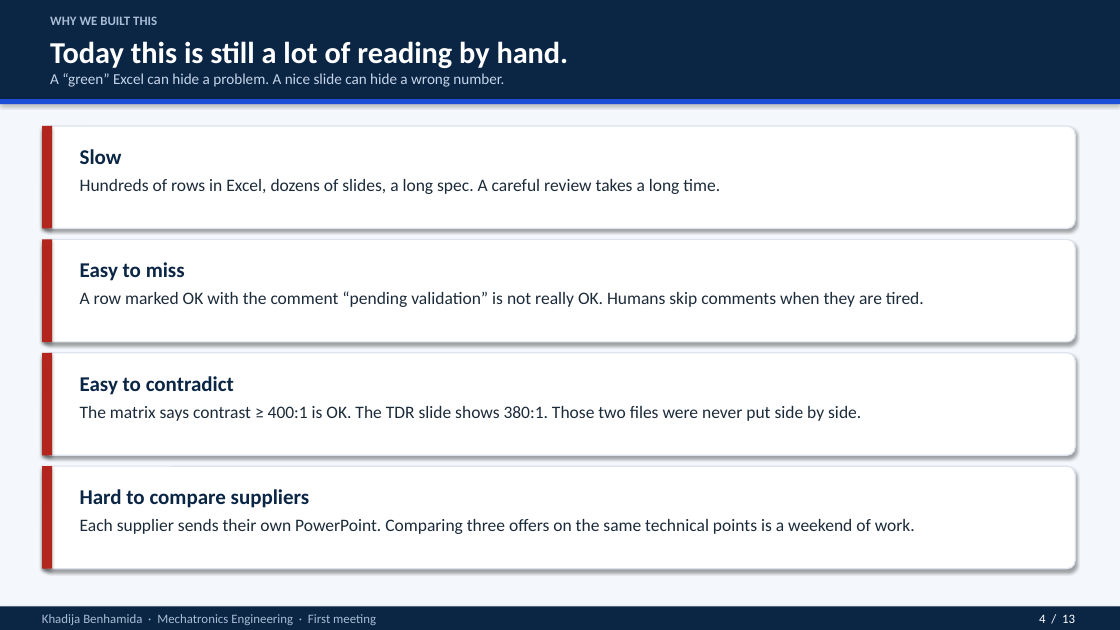
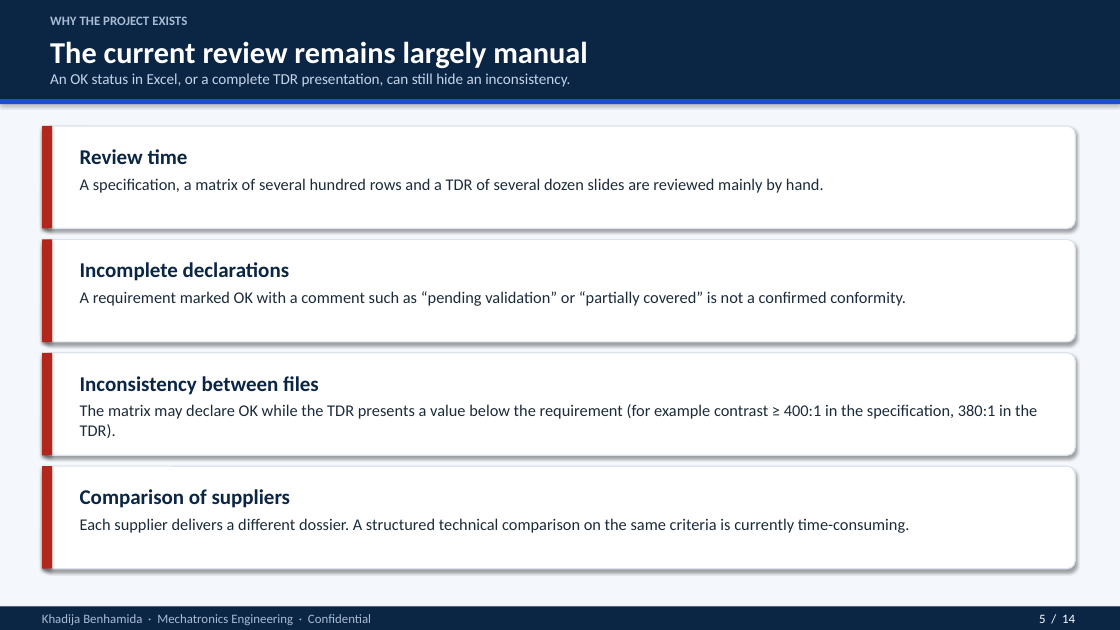
Before and after one commit to Rihabbbbbbbbb/leon_spec, a slide deck: slide 5 of docs/LEON_intro_for_non_specialists.pptx (slide 4 before the commit). Drawn at 1120x630 pixels with LibreOffice and Linux fonts; fonts in the diff are those of the drawing. Boxes give left, top, right and bottom in pixels: in the first picture for what was removed or moved away, otherwise in the second. Text is boxed around its words. In the diff, an @@ line names an element or a change of style, - is before the commit and + after.

```diff
--- a/docs/LEON_intro_for_non_specialists.pptx
+++ b/docs/LEON_intro_for_non_specialists.pptx
@@ text at [50, 16, 187, 25]: text changed @@
-WHY WE BUILT THIS
+WHY THE PROJECT EXISTS
@@ text at [50, 41, 588, 68]: text changed @@
-Today this is still a lot of reading by hand.
+The current review remains largely manual
@@ text at [50, 73, 570, 87]: text changed @@
-A “green” Excel can hide a problem. A nice slide can hide a wrong number.
+An OK status in Excel, or a complete TDR presentation, can still hide an inconsistency.
@@ text at [80, 149, 188, 164]: text changed @@
-Slow
+Review time
@@ text at [80, 178, 824, 193]: text changed; size 15 to 14 pt @@
-Hundreds of rows in Excel, dozens of slides, a long spec. A careful review takes a long time.
+A specification, a matrix of several hundred rows and a TDR of several dozen slides are reviewed mainly by hand.
@@ text at [80, 262, 289, 281]: text changed @@
-Easy to miss
+Incomplete declarations
@@ text at [80, 291, 906, 306]: text changed; size 15 to 14 pt @@
-A row marked OK with the comment “pending validation” is not really OK. Humans skip comments when they are tired.
+A requirement marked OK with a comment such as “pending validation” or “partially covered” is not a confirmed conformity.
@@ text at [80, 376, 319, 395]: text changed @@
-Easy to contradict
+Inconsistency between files
@@ text at [80, 404, 1037, 438]: text changed; size 15 to 14 pt @@
-The matrix says contrast ≥ 400:1 is OK. The TDR slide shows 380:1. Those two files were never put side by side.
+The matrix may declare OK while the TDR presents a value below the requirement (for example contrast ≥ 400:1 in the specification, 380:1 in the TDR).
@@ text at [80, 489, 291, 508]: text changed @@
-Hard to compare suppliers
+Comparison of suppliers
@@ text at [80, 518, 910, 533]: text changed; size 15 to 14 pt @@
-Each supplier sends their own PowerPoint. Comparing three offers on the same technical points is a weekend of work.
+Each supplier delivers a different dossier. A structured technical comparison on the same criteria is currently time-consuming.
@@ text at [42, 614, 371, 625]: text changed @@
-Khadija Benhamida · Mechatronics Engineering · First meeting
+Khadija Benhamida · Mechatronics Engineering · Confidential
@@ text at [1039, 614, 1075, 623]: text changed @@
-4 / 13
+5 / 14
```
Also in this commit, not shown: 12 other slides changed, 1 slide added, 1 other file.
